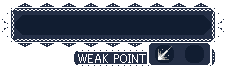
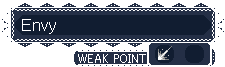
The second (225, 67) image is a revision of the first. Changes to its layers:
renamed "Pasted Layer" to "Envy", showed it, moved it above "BG", painted on it over [22, 19, 56, 34]
